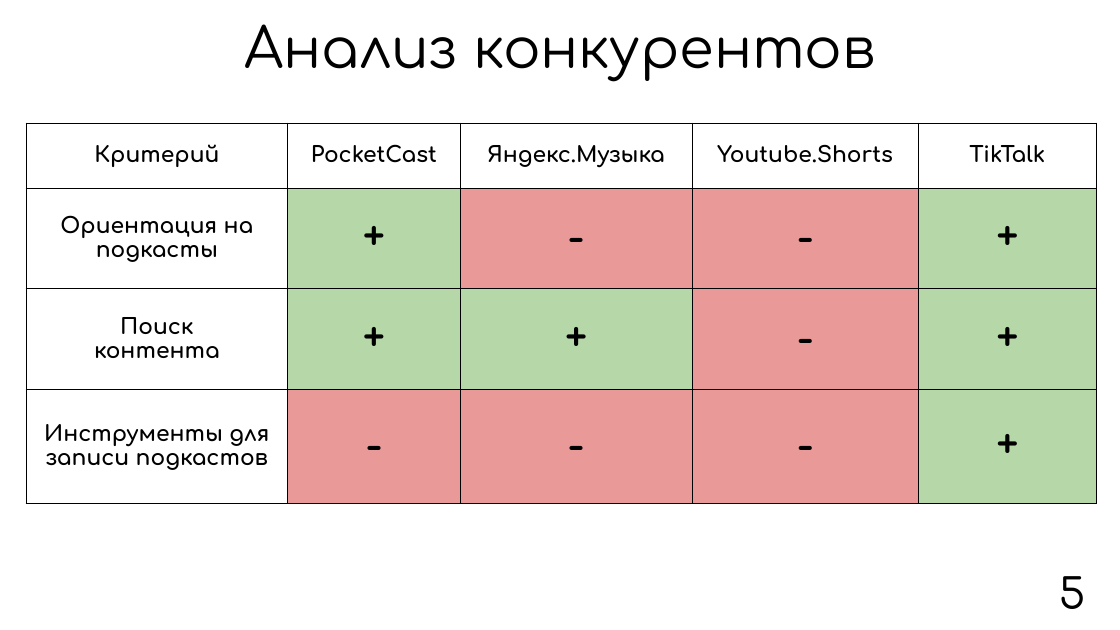
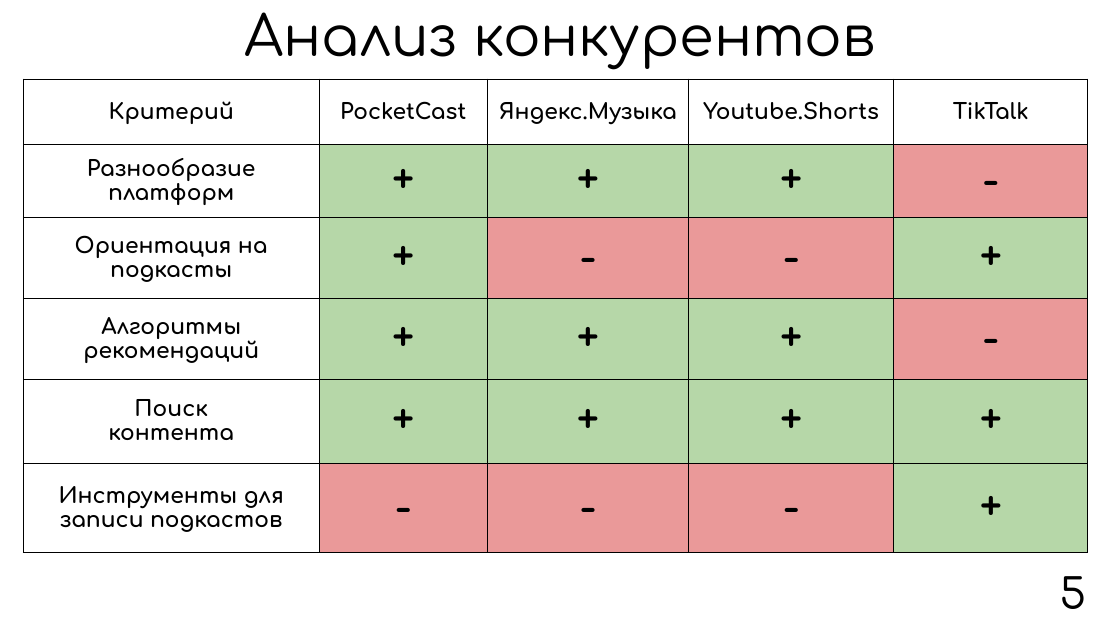
Before and after one commit to SazonovAlexander/9.1-TikTalk, a slide deck: slide 5 of presentation/presentation product/Презентация TikTalk.pptx. Drawn at 1120x630 pixels with LibreOffice and Linux fonts; fonts in the diff are those of the drawing. Boxes give left, top, right and bottom in pixels: in the first picture for what was removed or moved away, otherwise in the second. Text is boxed around its words. In the diff, an @@ line names an element or a change of style, - is before the commit and + after.

```diff
--- a/presentation/presentation product/Презентация TikTalk.pptx
+++ b/presentation/presentation product/Презентация TikTalk.pptx
@@ title "Анализ конкурентов": place and size @@
-title "Анализ конкурентов" at (244, 24, 876, 82)
+title "Анализ конкурентов" at (244, 12, 876, 70)
@@ table at (24, 80, 1088, 536) @@
+row 2: Разнообразие платформ | + | + | + | -
-row 3: Поиск / контента | + | + | - | +
+row 4: Алгоритмы рекомендаций | + | + | + | -
+row 5: Поиск / контента | + | + | + | +
@@ table: place and size @@
-table at (26, 123, 1096, 504)
+table at (24, 80, 1088, 536)
```
Also in this commit, not shown: 3 other slides changed, 1 other file.
